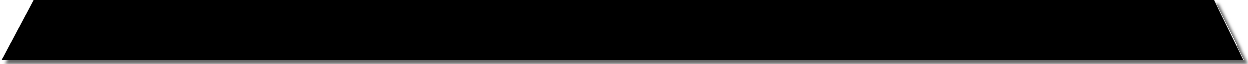
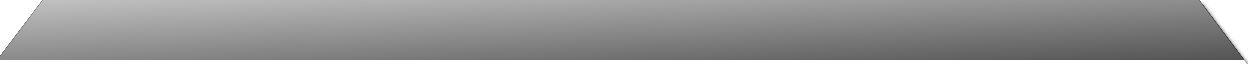
The second (1248, 64) image is a revision of the first. Changes to its layers:
painted on "Drop Shadow" over 2, 0, 1248, 64
painted on "图层" over 0, 0, 1244, 60
